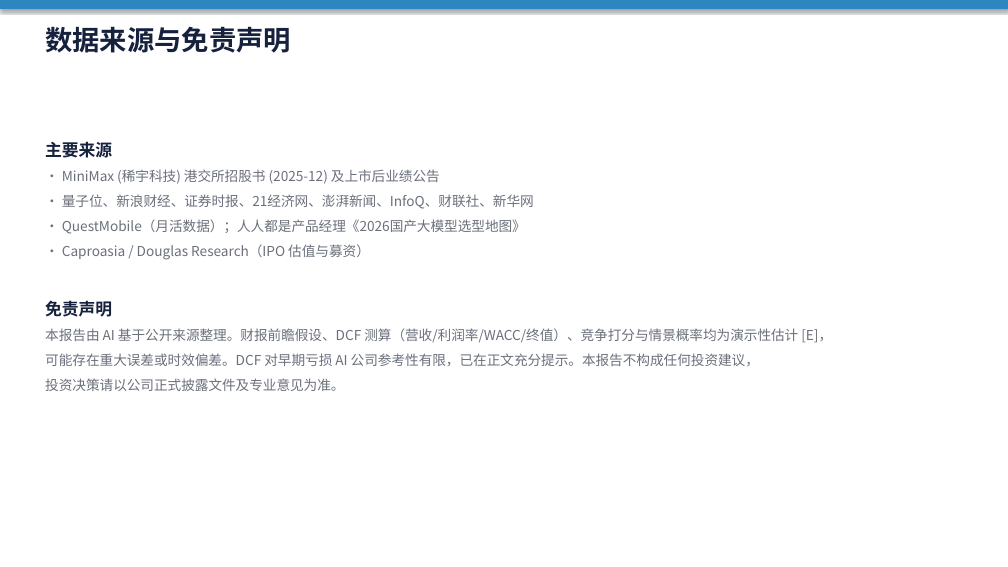
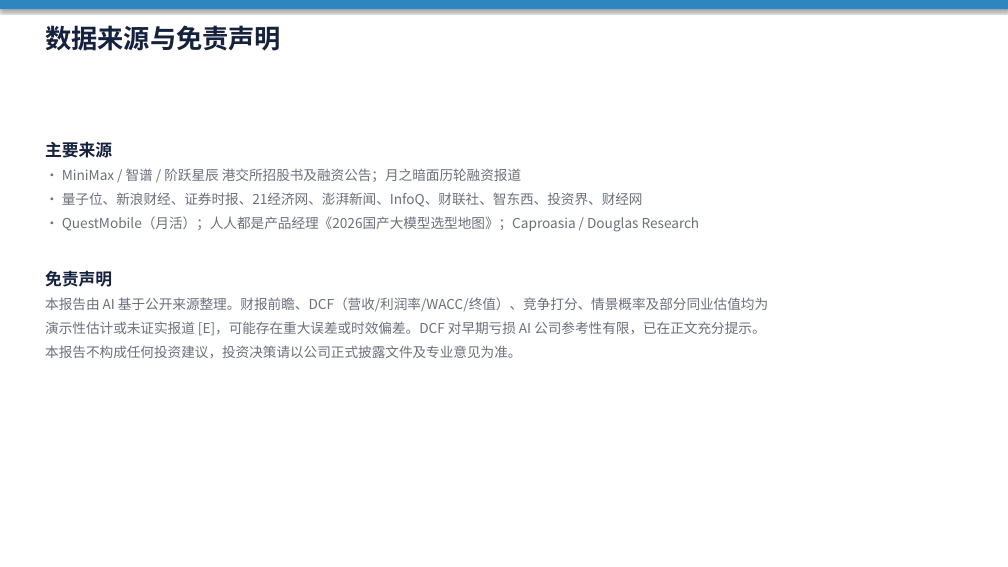
Before and after one commit to Kingpeile/King, a slide deck: slide 18 of MiniMax_前瞻_DCF_竞争格局.pptx (slide 16 before the commit). Drawn at 1008x567 pixels with LibreOffice and Linux fonts; fonts in the diff are those of the drawing. Boxes give left, top, right and bottom in pixels: in the first picture for what was removed or moved away, otherwise in the second. Text is boxed around its words. In the diff, an @@ line names an element or a change of style, - is before the commit and + after.

```diff
--- a/MiniMax_前瞻_DCF_竞争格局.pptx
+++ b/MiniMax_前瞻_DCF_竞争格局.pptx
@@ text "数据来源与免责声明" at (45,25,281,51): size 26 to 25 pt @@
@@ text at (45,141,112,287): less space between paragraphs @@
@@ text at (62,168,700,232): text changed @@
-• MiniMax (稀宇科技) 港交所招股书 (2025-12) 及上市后业绩公告
-• 量子位、新浪财经、证券时报、21经济网、澎湃新闻、InfoQ、财联社、新华网
-• QuestMobile（月活数据）；人人都是产品经理《2026国产大模型选型地图》
-• Caproasia / Douglas Research（IPO 估值与募资）
+• MiniMax / 智谱 / 阶跃星辰 港交所招股书及融资公告；月之暗面历轮融资报道
+• 量子位、新浪财经、证券时报、21经济网、澎湃新闻、InfoQ、财联社、智东西、投资界、财经网
+• QuestMobile（月活）；人人都是产品经理《2026国产大模型选型地图》；Caproasia / Douglas Research
@@ text at (45,297,768,358): text changed @@
-本报告由 AI 基于公开来源整理。财报前瞻假设、DCF 测算（营收/利润率/WACC/终值）、竞争打分与情景概率均为演示性估计 [E]，
-可能存在重大误差或时效偏差。DCF 对早期亏损 AI 公司参考性有限，已在正文充分提示。本报告不构成任何投资建议，
-投资决策请以公司正式披露文件及专业意见为准。
+本报告由 AI 基于公开来源整理。财报前瞻、DCF（营收/利润率/WACC/终值）、竞争打分、情景概率及部分同业估值均为
+演示性估计或未证实报道 [E]，可能存在重大误差或时效偏差。DCF 对早期亏损 AI 公司参考性有限，已在正文充分提示。
+本报告不构成任何投资建议，投资决策请以公司正式披露文件及专业意见为准。
```
Also in this commit, not shown: 15 other slides changed, 2 slides added, 1 other file.
